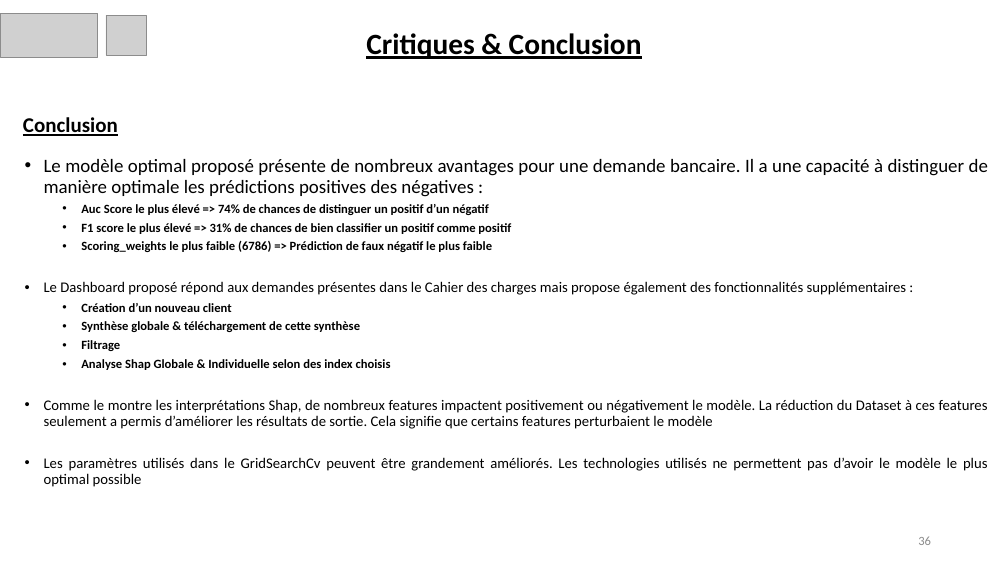
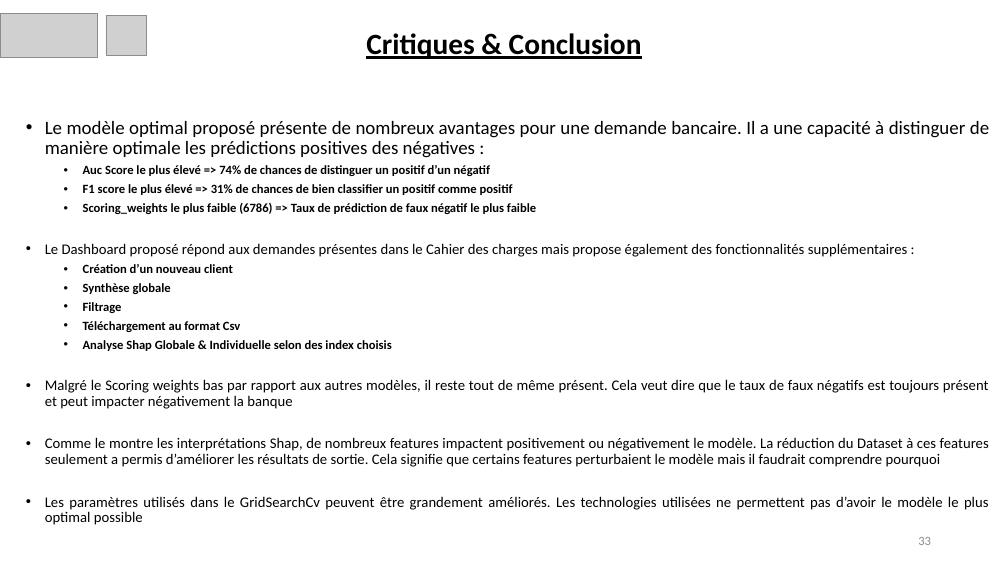
Before and after one commit to anojan01/P7_Anantharajah_Anojan, a slide deck: slide 33 of P7_04_Présentation.pptx (slide 36 before the commit). Drawn at 1008x567 pixels with LibreOffice and Linux fonts; fonts in the diff are those of the drawing; grey boxes stand for pictures. Boxes give left, top, right and bottom in pixels: in the first picture for what was removed or moved away, otherwise in the second. Text is boxed around its words. In the diff, an @@ line names an element or a change of style, - is before the commit and + after.

```diff
--- a/P7_04_Présentation.pptx
+++ b/P7_04_Présentation.pptx
@@ text "Le modèle optimal proposé présente ...": place and size @@
-text "Le modèle optimal proposé présente ..." at (44, 159, 988, 487)
+text "Le modèle optimal proposé présente ..." at (45, 121, 989, 525)
@@ text removed at (23, 117, 118, 136) @@
-Conclusion
@@ text at (83, 203, 536, 214): text changed @@
-    • Scoring_weights le plus faible (6786) => Prédiction de faux négatif le plus faible
+    • Scoring_weights le plus faible (6786) => Taux de prédiction de faux négatif le plus faible
@@ text at (83, 283, 171, 294): text changed @@
-    • Synthèse globale & téléchargement de cette synthèse
+    • Synthèse globale
@@ text at (83, 321, 240, 332): paragraph added @@
+    • Téléchargement au format Csv
@@ text at (45, 379, 989, 525): text changed @@
-  • Comme le montre les interprétations Shap, de nombreux features impactent positivement ou négativement le modèle. La réduction du Dataset à ces features seulement a permis d’améliorer les résultats de sortie. Cela signifie que certains features perturbaient le modèle
-  • Les paramètres utilisés dans le GridSearchCv peuvent être grandement améliorés. Les technologies utilisés ne permettent pas d’avoir le modèle le plus optimal possible
+  • Malgré le Scoring weights bas par rapport aux autres modèles, il reste tout de même présent. Cela veut dire que le taux de faux négatifs est toujours présent et peut impacter négativement la banque
+  • Comme le montre les interprétations Shap, de nombreux features impactent positivement ou négativement le modèle. La réduction du Dataset à ces features seulement a permis d’améliorer les résultats de sortie. Cela signifie que certains features perturbaient le modèle mais il faudrait comprendre pourquoi
+  • Les paramètres utilisés dans le GridSearchCv peuvent être grandement améliorés. Les technologies utilisées ne permettent pas d’avoir le modèle le plus optimal possible
@@ page number at (918, 537, 931, 545): text changed @@
-36
+33
```
Also in this commit, not shown: 8 other slides changed, 2 slides removed, 3 other files.
